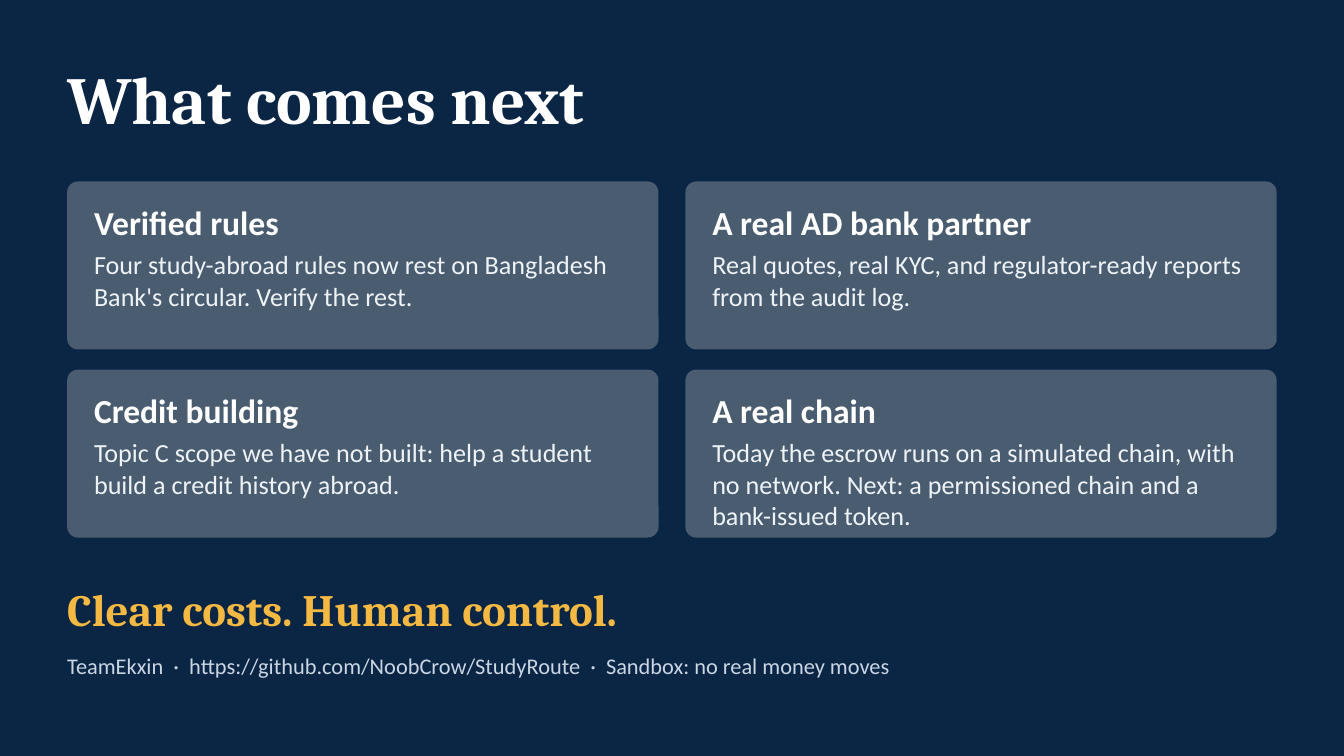
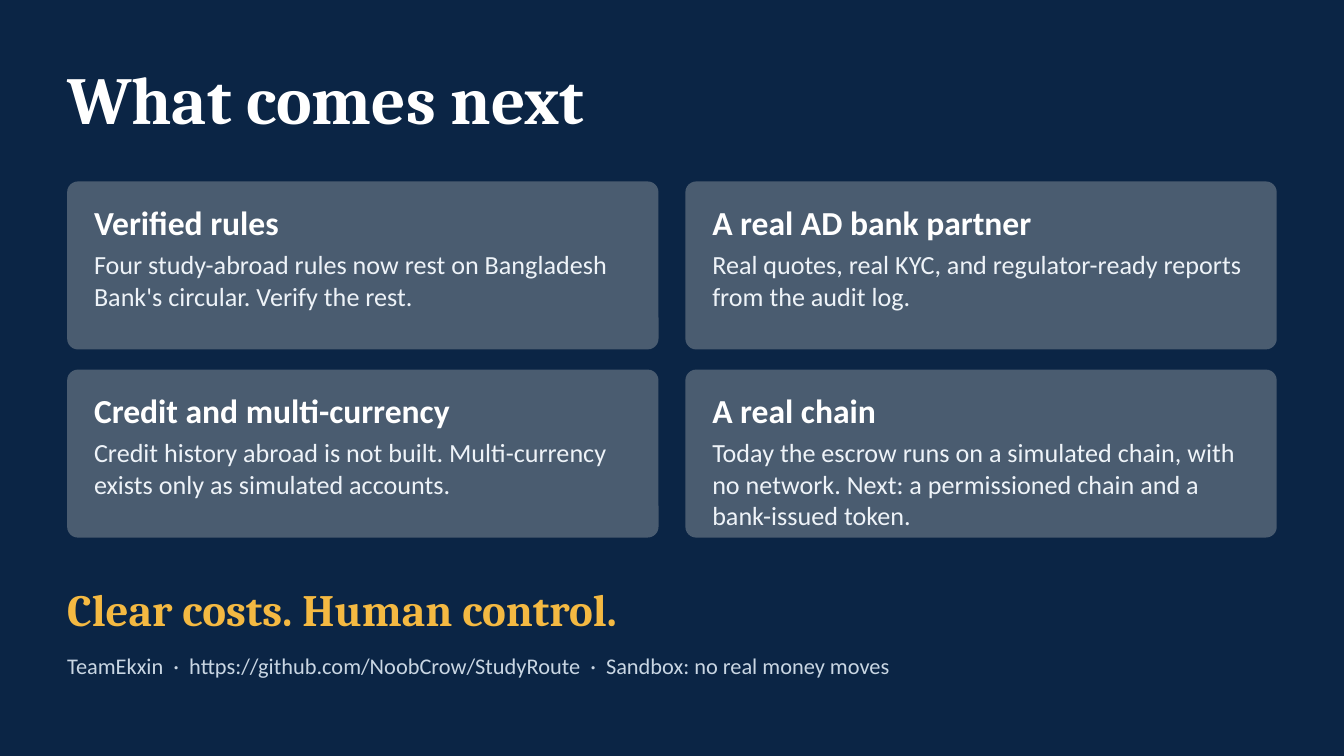
Before and after one commit to NoobCrow/StudyRoute, a slide deck: slide 21 of submission/StudyRoute_Deck.pptx (slide 20 before the commit). Drawn at 1344x756 pixels with LibreOffice and Linux fonts; fonts in the diff are those of the drawing. Boxes give left, top, right and bottom in pixels: in the first picture for what was removed or moved away, otherwise in the second. Text is boxed around its words. In the diff, an @@ line names an element or a change of style, - is before the commit and + after.

```diff
--- a/submission/StudyRoute_Deck.pptx
+++ b/submission/StudyRoute_Deck.pptx
@@ text at [94,399,450,429]: text changed @@
-Credit building
+Credit and multi-currency
@@ text at [94,444,606,498]: text changed @@
-Topic C scope we have not built: help a student build a credit history abroad.
+Credit history abroad is not built. Multi-currency exists only as simulated accounts.
```
Also in this commit, not shown: 6 other slides changed, 1 slide added, 7 other files.
